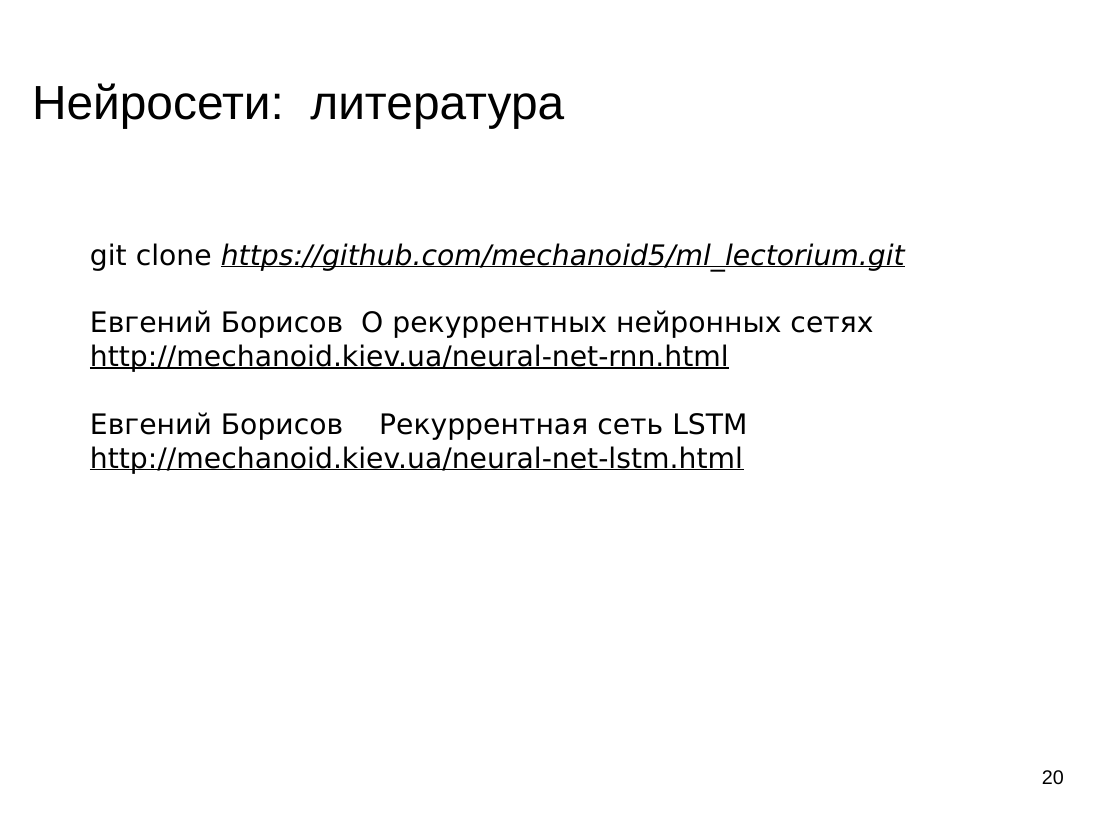
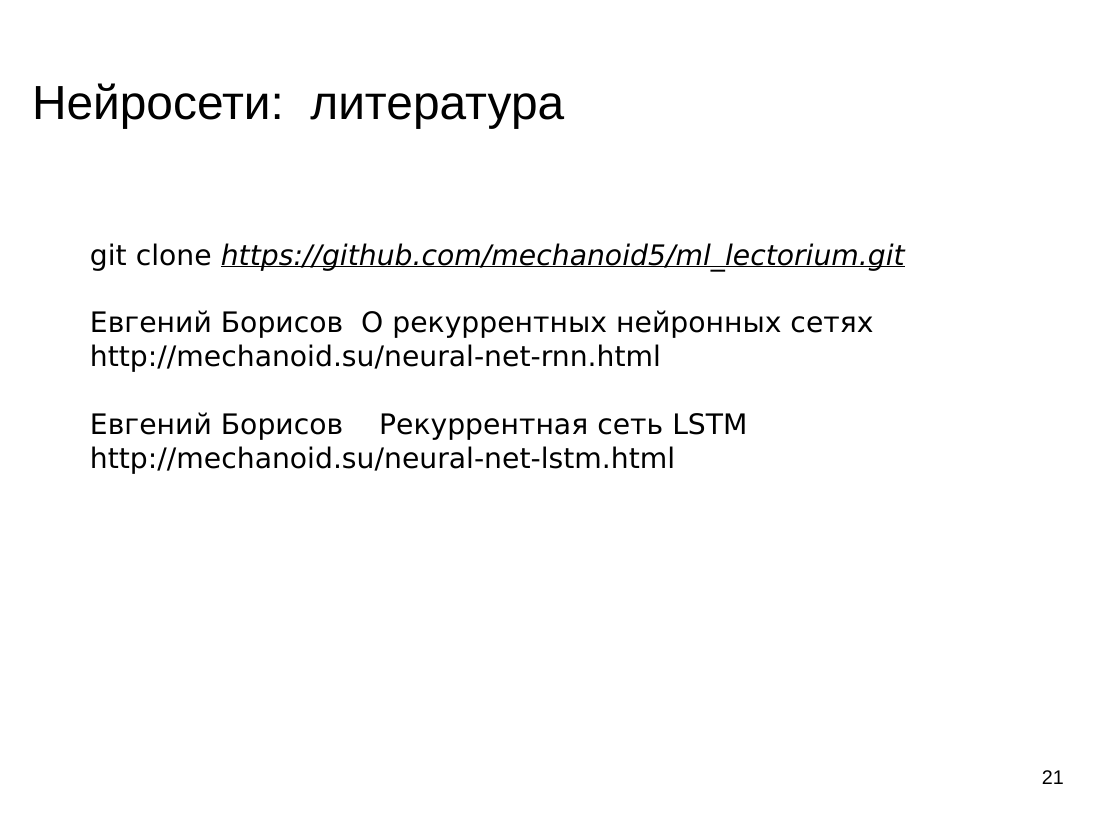
Before and after one commit to mechanoid5/ml_lectorium_legacy, a slide deck: slide 21 of 29-recurrent-ann.odp (slide 20 before the commit). Drawn at 1120x840 pixels with LibreOffice and Linux fonts; fonts in the diff are those of the drawing; background and template pictures are left out. Boxes give left, top, right and bottom in pixels: in the first picture for what was removed or moved away, otherwise in the second. Text is boxed around its words. In the diff, an @@ line names an element or a change of style, - is before the commit and + after.

```diff
--- a/29-recurrent-ann.odp
+++ b/29-recurrent-ann.odp
@@ text at box(90, 344, 661, 372): text changed @@
-http://mechanoid.kiev.ua/neural-net-rnn.html
+http://mechanoid.su/neural-net-rnn.html
@@ text at box(90, 446, 675, 474): text changed @@
-http://mechanoid.kiev.ua/neural-net-lstm.html
+http://mechanoid.su/neural-net-lstm.html
@@ page number at box(1042, 770, 1064, 784): text changed @@
-20
+21
```
Also in this commit, not shown: 2 other slides changed, 1 slide added, 4 other files.
